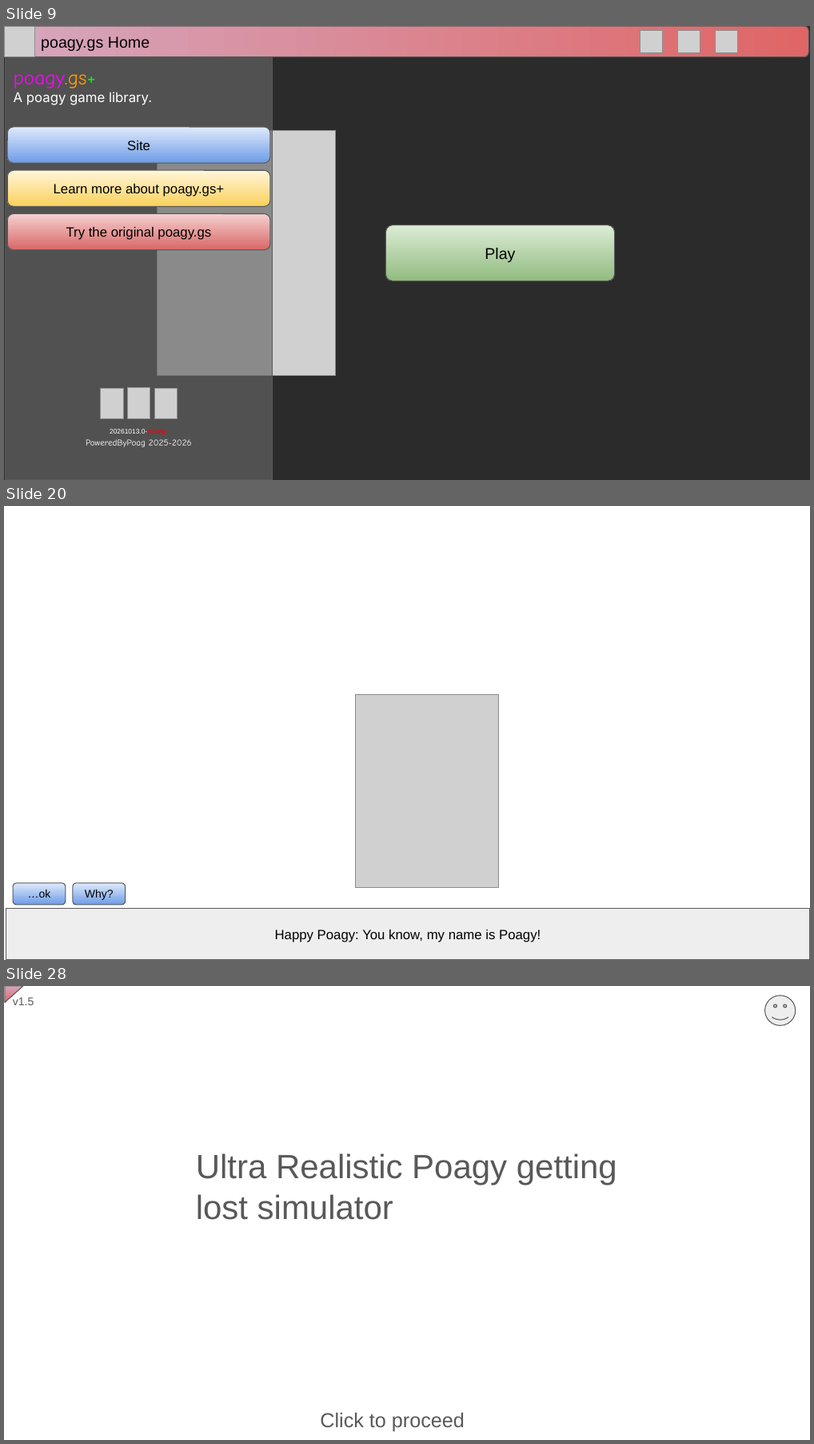
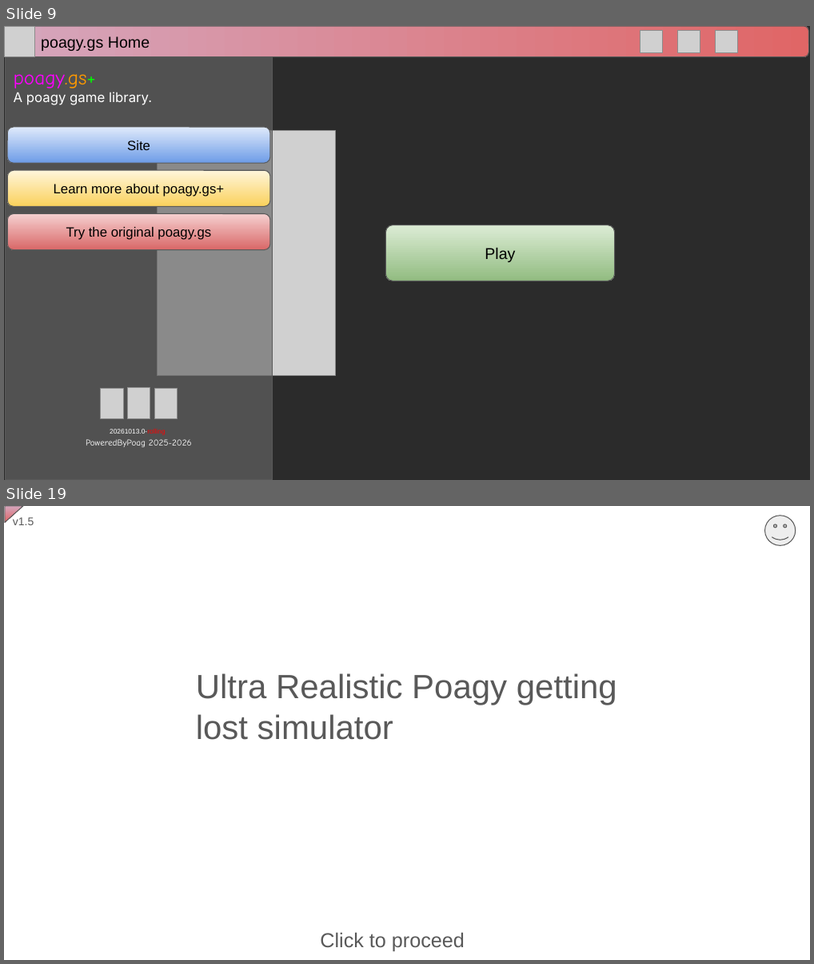
Before and after one commit to RitPigDev/poagy.gs-plus, a slide deck: poagy.gs+.pptx. Shown one above the other, each under a label of ours: slides 9, 20 and 28 before the commit, slides 9 and 19 after it; the slides between them are not shown. The pictures are 814x1444 and 814x964 pixels, drawn with LibreOffice and Linux fonts; fonts in the diff are those of the drawing; grey boxes stand for pictures; background and template pictures are left out; a plain dark background stands for a picture behind light text. Boxes give left, top, right and bottom in pixels: in the first picture for what was removed or moved away, otherwise in the second. Text is boxed around its words. In the diff, an @@ line names an element or a change of style, - is before the commit and + after.

```diff
--- a/poagy.gs+.pptx
+++ b/poagy.gs+.pptx
@@ slide 20 removed at [4, 506, 810, 960], background picture (left out) @@
@@ picture removed at [355, 695, 498, 888] @@
@@ rounded rectangle removed at [13, 883, 66, 904] @@
-…ok
@@ rounded rectangle removed at [73, 883, 125, 904] @@
-Why?
@@ rectangle removed at [6, 908, 810, 960] @@
-Happy Poagy: You know, my name is Poagy!
@@ what was slide 28 is now slide 19 @@
```
Also in this commit, not shown: 16 slides changed, 8 other slides removed.
